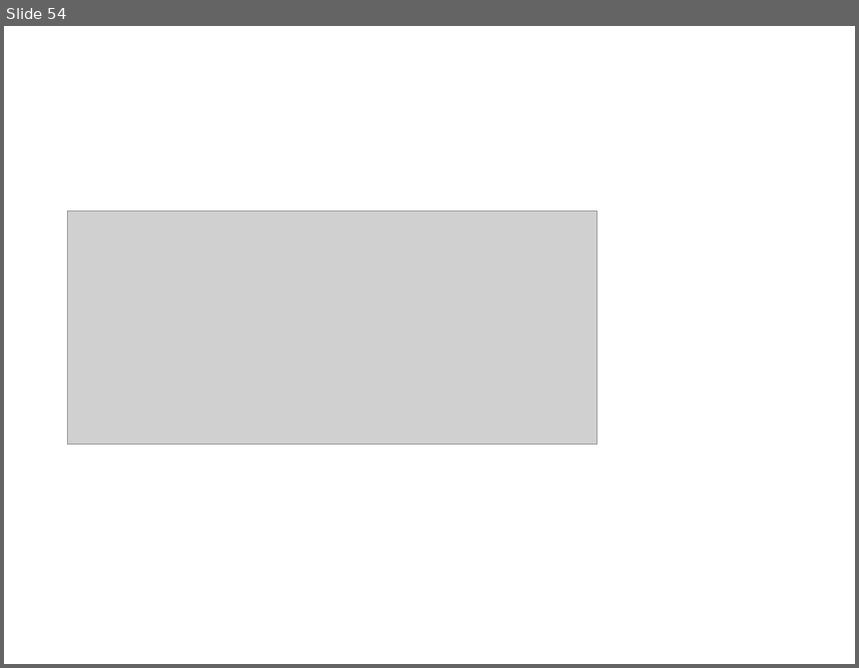
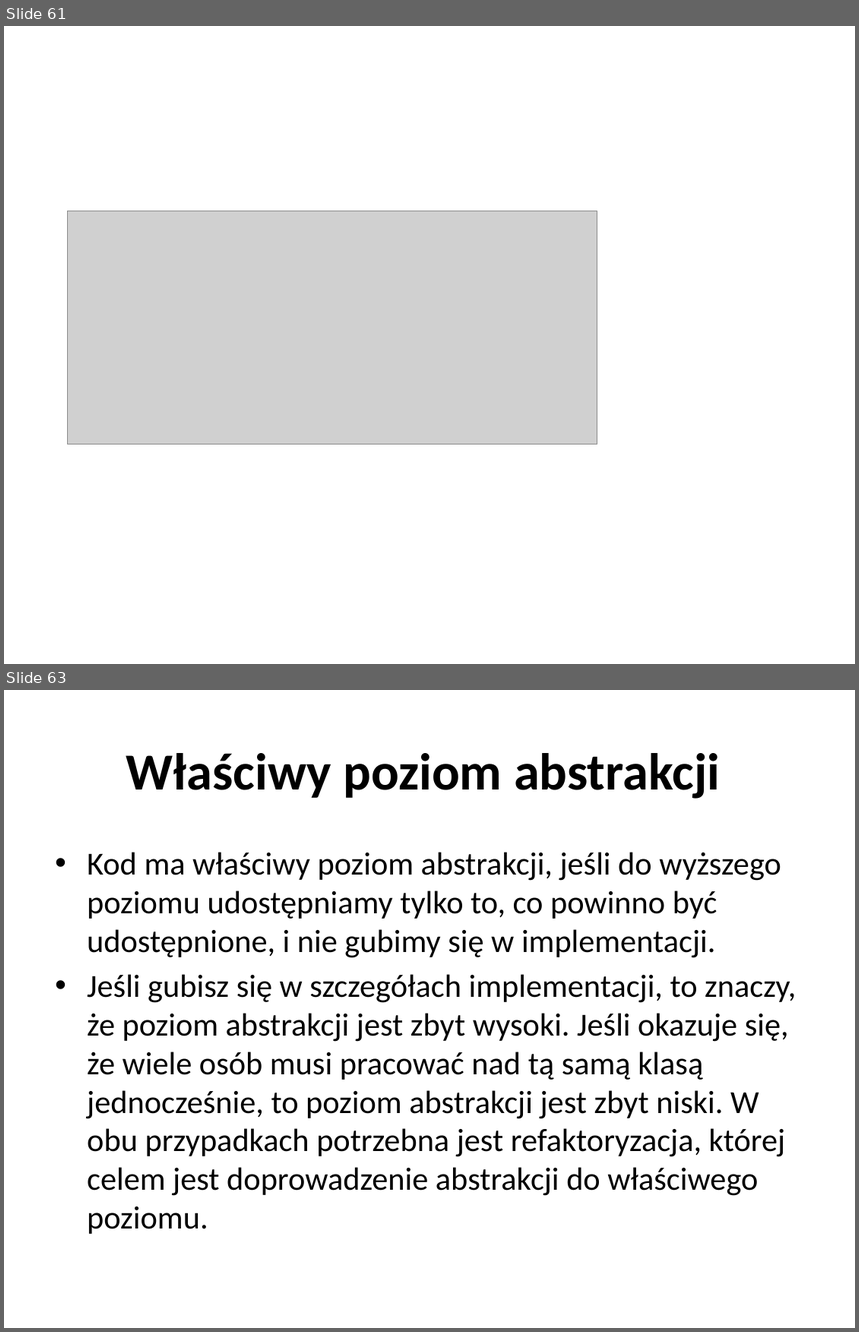
Before and after one commit to vantale/SOLID, a slide deck: CleanCode/Docs/Wprowadzenie do SOLID&CleanCode.pptx. Shown one above the other, each under a label of ours: slide 54 before the commit, slides 61 and 63 after it; the slides between them are not shown. The pictures are 859x668 and 859x1332 pixels, drawn with LibreOffice and Linux fonts; fonts in the diff are those of the drawing; grey boxes stand for pictures. Boxes give left, top, right and bottom in pixels: in the first picture for what was removed or moved away, otherwise in the second. Text is boxed around its words. In the diff, an @@ line names an element or a change of style, - is before the commit and + after.

```diff
--- a/CleanCode/Docs/Wprowadzenie do SOLID&CleanCode.pptx
+++ b/CleanCode/Docs/Wprowadzenie do SOLID&CleanCode.pptx
@@ slide 63 added at [4,690,855,1328], background #FFFFFF @@
@@ title added at [126,753,720,799], 44 pt, text #000000, bold @@
+Właściwy poziom abstrakcji
@@ text added at [87,852,796,1234], 27.2 pt, text #000000 @@
+• Kod ma właściwy poziom abstrakcji, jeśli do wyższego poziomu udostępniamy tylko to, co powinno być udostępnione, i nie gubimy się w implementacji.
+• Jeśli gubisz się w szczegółach implementacji, to znaczy, że poziom abstrakcji jest zbyt wysoki. Jeśli okazuje się, że wiele osób musi pracować nad tą samą klasą jednocześnie, to poziom abstrakcji jest zbyt niski. W obu przypadkach potrzebna jest refaktoryzacja, której celem jest doprowadzenie abstrakcji do właściwego poziomu.
@@ what was slide 54 is now slide 61 @@
```
Also in this commit, not shown: 2 slides changed, 9 other slides added.
